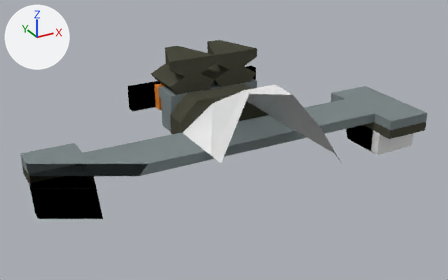
One commit to the Blender file BlenderObjects/roofChasis.blend: the scene before it, then after it.
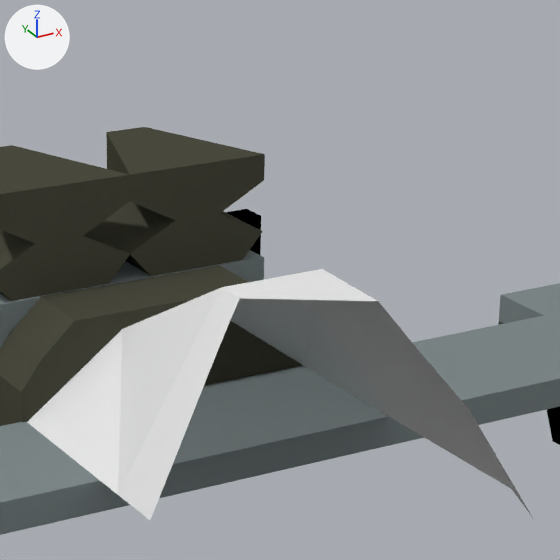
There are two pictures of each version: one whole from a 50 mm lens placed at (-90.9, -156.2, 82.4), pointed at (-9.5, -8.2, 8.4), one close up on the part from 39% to 78% of the width and 0% to 63% of the height. Arrows for +X, +Y and +Z are at upper left; the lights stay in place. Everything nearer to the camera than a plane just in front of the edit is cut away.

Names of what the first close-up shows: 'dark_gray_glass_holder', 'engine_dark_gray.001', 'engine_dark_gray.005', 'light_gray_1x4.001', 'light_gray_2x1.003', 'light_gray_2x16', 'transparent_glass_cockpit'.
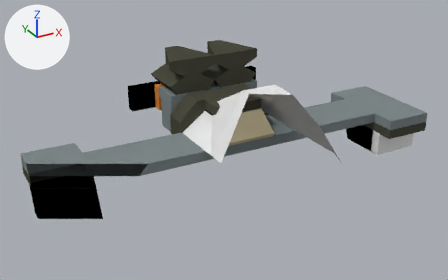
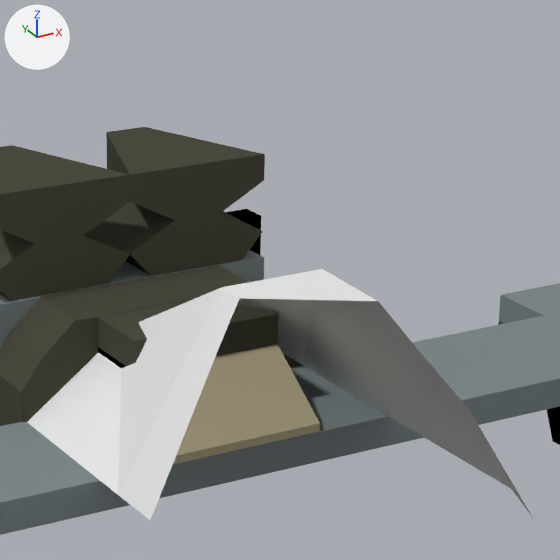
What changed in the scene script:
```text
Add mat_light_beige:
    mat_light_beige = diffuse_material('Light beige')
    mat_light_beige.base_color = (0.533, 0.462, 0.296)  # beige #c1b594
Add me_cube_019:
    me_cube_019.from_pydata(...)  # a box spanning x -1000.0..1000.0, y -1000.0..1000.0, z -1000.0..1000.0
    me_cube_019.materials.append(mat_black)  # black #000000
Add me_cube_016:
    me_cube_016.from_pydata([(-1000.0, -1000.0, -1000.0), (-1000.0, -1000.0, -736.0), (-1000.0, 1000.0, -1000.0), (-1000.0, 1000.0, -736.0), (1000.0, -1000.0, -1000.0), (1000.0, -1000.0, 1000.0), (1000.0, 1000.0, -1000.0), (1000.0, 1000.0, 1000.0)], [], [(0, 1, 3, 2), (2, 3, 7, 6), (6, 7, 5, 4), (4, 5, 1, 0), (2, 6, 4, 0), (7, 3, 1, 5)])
    me_cube_016.materials.append(mat_light_beige)  # beige #c1b594
Add me_cube_018:
    me_cube_018.from_pydata(...)  # a box spanning x -1000.0..1000.0, y -1000.0..1000.0, z -1000.0..1000.0
    me_cube_018.materials.append(mat_dark_gray)  # dark grey #4c4c40
Add ob_cube_001:
    ob_cube_001 = bpy.data.objects.new('Cube.001', me_cube_019)
    ob_cube_001.location = (0.0, 3.2, 9.6)
    ob_cube_001.scale = (0.008, 0.004, 0.0032)
Add ob_cube_009:
    ob_cube_009 = bpy.data.objects.new('Cube.009', me_cube_016)
    ob_cube_009.location = (0.0, -4.8, 9.6)
    ob_cube_009.rotation_euler = (0.0, 0.0, 1.571)  # degrees (0, 0, 90)
    ob_cube_009.scale = (0.004, 0.008, 0.0032)
Add ob_cube:
    ob_cube = bpy.data.objects.new('Cube', me_cube_018)
    ob_cube.location = (0.0, 3.2, 14.4)
    ob_cube.scale = (0.008, 0.004, 0.0016)
```

Location of each change, (x1, y1, x2, y2) in pixels of the close-ups (560 x 560 px):
'Cube.009', added
    after: (174, 344, 320, 464)
'Cube', added
    after: (98, 298, 278, 366)
'Cube.001', added
    after: (98, 347, 126, 368)
